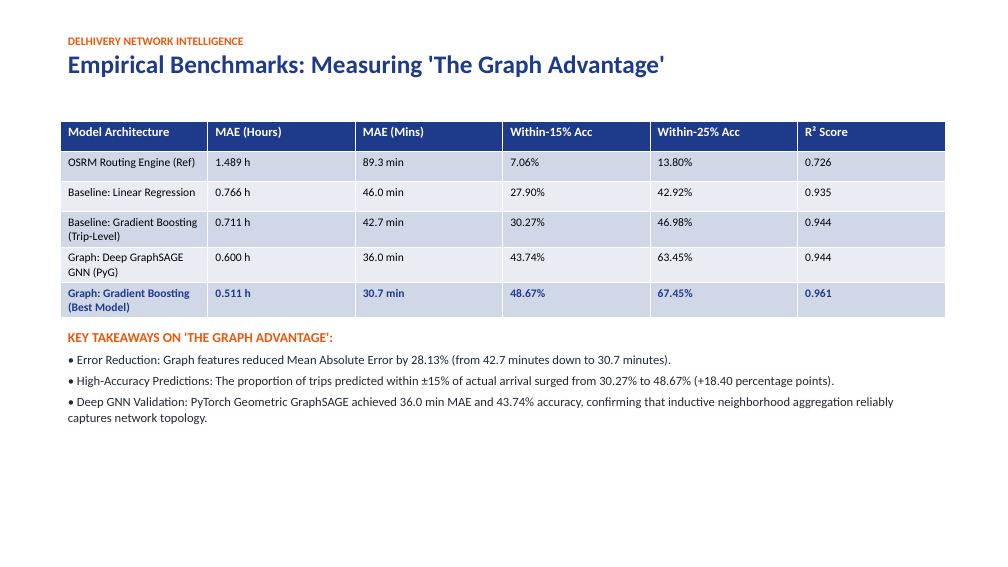
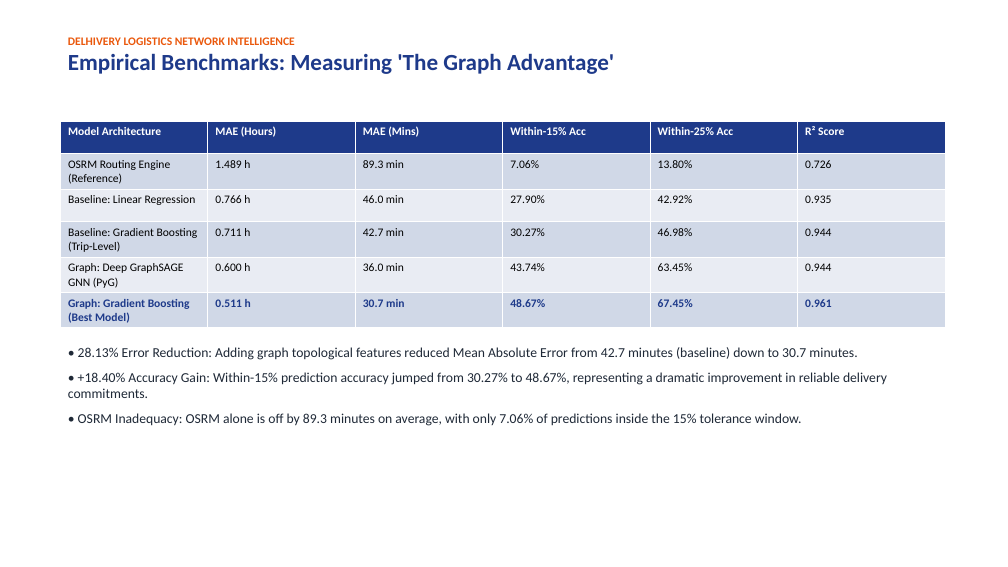
Before and after one commit to jaigoyal0000-dotcom/ML-Project-LOGISTIC-AI-, a slide deck: slide 9 of presentation_slides.pptx (slide 5 before the commit). Drawn at 1008x567 pixels with LibreOffice and Linux fonts; fonts in the diff are those of the drawing. Boxes give left, top, right and bottom in pixels: in the first picture for what was removed or moved away, otherwise in the second. Text is boxed around its words. In the diff, an @@ line names an element or a change of style, - is before the commit and + after.

Commit message:
Update PPT: Add data breakdowns, empirical outputs, mathematical formulations, and ROI calculations (16 slides)

```diff
--- a/presentation_slides.pptx
+++ b/presentation_slides.pptx
@@ text at bbox=[68, 37, 294, 45]: text changed @@
-DELHIVERY NETWORK INTELLIGENCE
+DELHIVERY LOGISTICS NETWORK INTELLIGENCE
@@ text at bbox=[68, 53, 614, 74]: size 24 to 22 pt in "Empirical Benchmarks: Measuring 'The Graph Advantage'" @@
@@ table at bbox=[60, 121, 945, 327] @@
-row 2, column 1: OSRM Routing Engine (Ref)
+row 2, column 1: OSRM Routing Engine (Reference)
@@ size 12 to 11 pt in "Model Architecture", "MAE (Hours)", "MAE (Mins)", "Within-15% Acc" and 2 more places @@
@@ text at bbox=[68, 347, 887, 426]: text changed; size 12 to 13 pt @@
-KEY TAKEAWAYS ON 'THE GRAPH ADVANTAGE':
-• Error Reduction: Graph features reduced Mean Absolute Error by 28.13% (from 42.7 minutes down to 30.7 minutes).
-• High-Accuracy Predictions: The proportion of trips predicted within ±15% of actual arrival surged from 30.27% to 48.67% (+18.40 percentage points).
-• Deep GNN Validation: PyTorch Geometric GraphSAGE achieved 36.0 min MAE and 43.74% accuracy, confirming that inductive neighborhood aggregation reliably captures network topology.
+• 28.13% Error Reduction: Adding graph topological features reduced Mean Absolute Error from 42.7 minutes (baseline) down to 30.7 minutes.
+• +18.40% Accuracy Gain: Within-15% prediction accuracy jumped from 30.27% to 48.67%, representing a dramatic improvement in reliable delivery commitments.
+• OSRM Inadequacy: OSRM alone is off by 89.3 minutes on average, with only 7.06% of predictions inside the 15% tolerance window.
```
Also in this commit, not shown: 3 other slides changed, 12 slides added, 6 slides removed, 1 other file.
